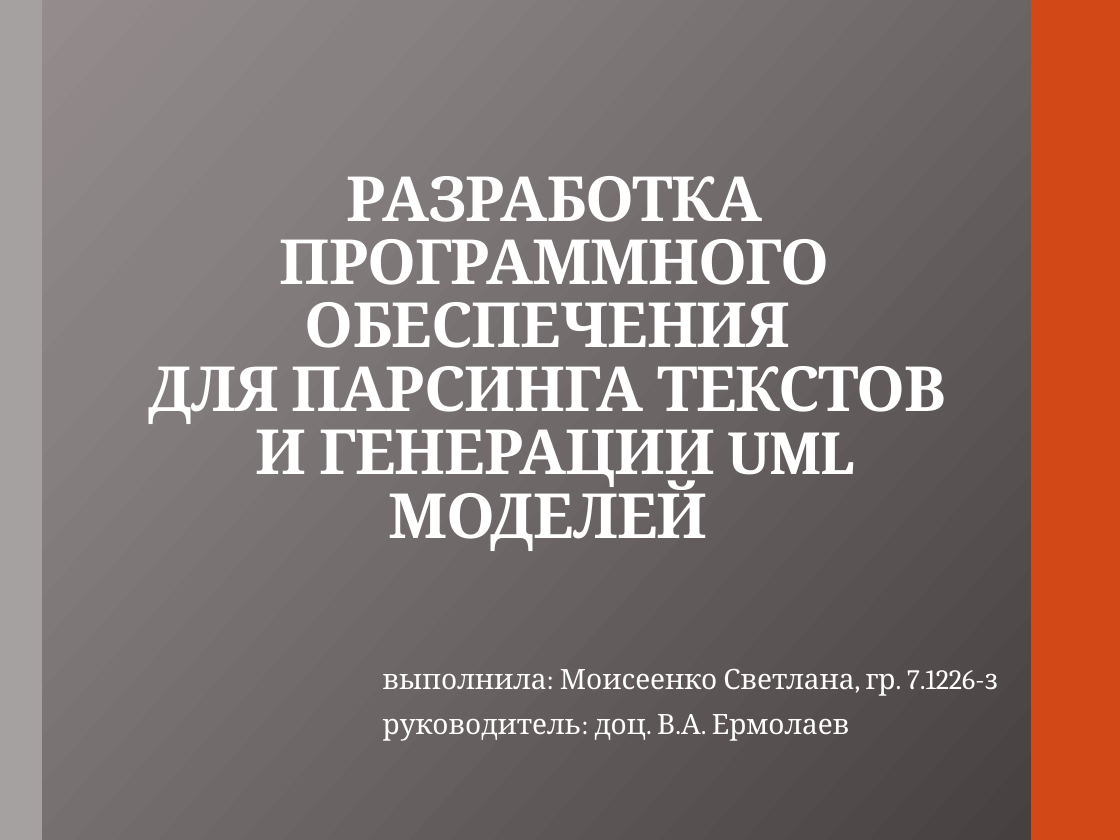
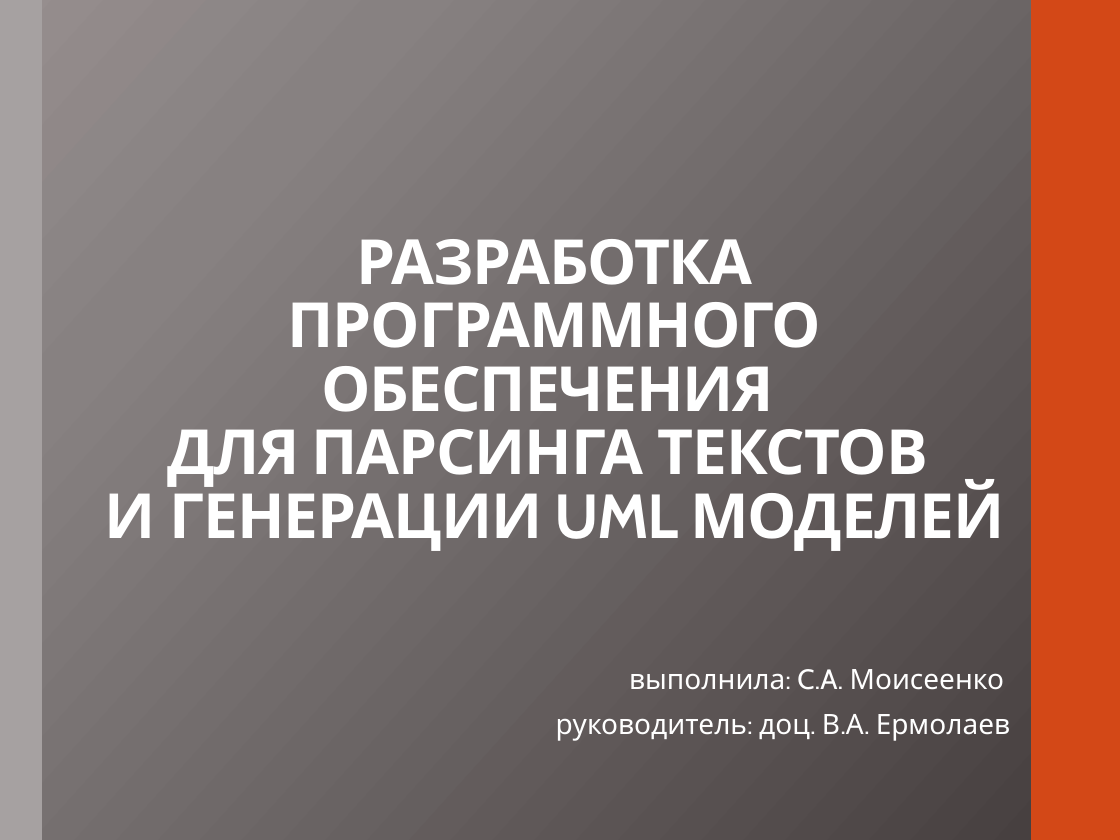
Before and after one commit to alexnodejs/onto-diploma, a slide deck: slide 1 of presentation/Moiseyenko_presentation_cut.pptx. Drawn at 1120x840 pixels with LibreOffice and Linux fonts; fonts in the diff are those of the drawing. Boxes give left, top, right and bottom in pixels: in the first picture for what was removed or moved away, otherwise in the second. Text is boxed around its words. In the diff, an @@ line names an element or a change of style, - is before the commit and + after.

```diff
--- a/presentation/Moiseyenko_presentation_cut.pptx
+++ b/presentation/Moiseyenko_presentation_cut.pptx
@@ title "РАЗРАБОТКА ПРОГРАММНОГО ОБЕСПЕЧЕНИЯ ДЛЯ ПАРСИНГА ..." at (x1=104, y1=239, x2=1005, y2=551): font Cambria to Cabin @@
@@ text at (x1=629, y1=669, x2=1004, y2=690): text changed; font Cambria to Cabin @@
-выполнила: Моисеенко Светлана, гр. 7.1226-з
+выполнила: C.A. Моисеенко
@@ text "руководитель: доц. В.А. Ермолаев" at (x1=556, y1=714, x2=1010, y2=741): font Cambria to Cabin; alignment left to right @@
```
Also in this commit, not shown: 5 other slides changed, 1 slide added, 5 slides removed, 12 other files.
